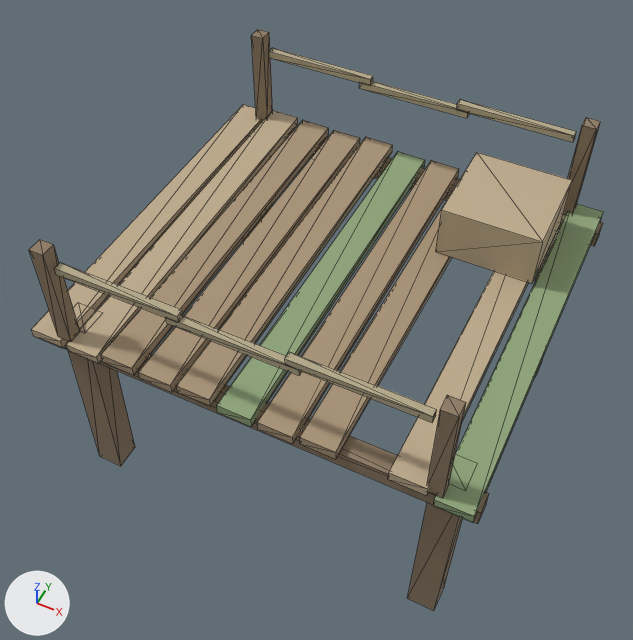
The glTF model client/models/wetland/Boardwalk_Jetty.glb, before and after one commit.
One viewpoint serves both versions: a 50 mm lens placed at (2.36, -5.09, 6.12), pointed at (-0.11, -0.14, -0.07). The lights are fixed; the arrows at lower left show +X, +Y and +Z. The picture after the commit comes second. Mesh edges are drawn as thin lines. Vertices at exactly the same position are counted once.

Names of what the first picture shows: 'Boardwalk_Jetty_0', 'Boardwalk_Jetty_1', 'Boardwalk_Jetty_2', 'Boardwalk_Jetty_3', 'Boardwalk_Jetty_4'.
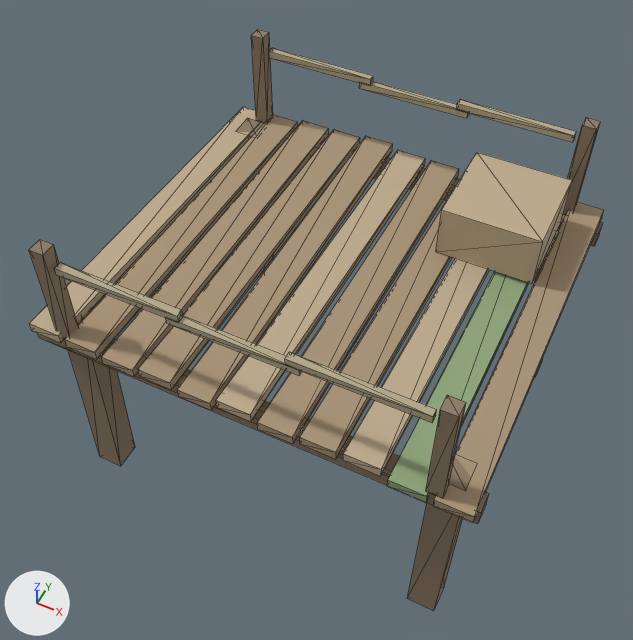
Boxes (x1, y1, x2, y2) around the edits, measured in the pictures (633 x 640 px; the box of a moved part takes in the faces that stretch with it):
'Boardwalk_Jetty_2', reshaped (48% wider, 21% taller)
    before: (101, 120, 465, 459)
    after: (65, 114, 604, 523)
'Boardwalk_Jetty_1', reshaped
    before: (31, 104, 572, 496)
    after: (29, 107, 572, 476)
'Boardwalk_Jetty_3', reshaped
    before: (217, 152, 603, 522)
    after: (387, 272, 529, 502)
part 1 of me_geometry_1, moved or reshaped
    before: (31, 104, 260, 348)
    after: (29, 107, 263, 343)
part 2 of me_geometry_1, moved or reshaped
    before: (66, 110, 298, 364)
    after: (216, 150, 426, 421)
part 3 of me_geometry_1, moved or reshaped
    before: (388, 271, 528, 496)
    after: (343, 258, 489, 476)
part 4 of me_geometry_2, moved or reshaped
    before: (101, 120, 329, 375)
    after: (65, 114, 298, 359)
part 5 of me_geometry_2, moved or reshaped
    before: (139, 130, 360, 392)
    after: (102, 121, 329, 377)
part 6 of me_geometry_2, moved or reshaped
    before: (176, 137, 393, 406)
    after: (138, 130, 360, 390)
part 7 of me_geometry_2, added (beige)
    after: (177, 136, 393, 410)
part 8 of me_geometry_2, added (beige)
    after: (433, 202, 604, 523)
part 9 of me_geometry_3, moved or reshaped
    before: (433, 204, 603, 522)
    after: (387, 272, 529, 502)
part 10 of me_geometry_3, deleted
    before: (217, 152, 425, 426)

Patch to the scene script:
```diff
--- a/client/models/wetland/Boardwalk_Jetty.glb.py
+++ b/client/models/wetland/Boardwalk_Jetty.glb.py
@@ me_geometry_1 @@
 me_geometry_1.from_pydata(...)  # 32 vertices, 48 faces; spans x -1.97..1.65, y -1.8..1.8, z 0.45..1.1
 # used by ob_boardwalk_jetty_1; location = (0.0, 0.0, 0.0)
+# me_geometry_1 part 1: the loose piece of 8 vertices spanning x -1.97..-1.67, y -1.8..1.8, z 0.46..0.57 is turned -1.7 degrees about the x axis through its middle, then moved by (0.0, 0.0, 0.02)
+# me_geometry_1 part 2: the loose piece of 8 vertices spanning x -1.61..-1.3, y -1.8..1.8, z 0.45..0.61 is turned -2.1 degrees about the x axis through its middle, then moved by (1.45, 0.0, 0.04)
+# me_geometry_1 part 3: the loose piece of 8 vertices spanning x 1.3..1.61, y -1.8..1.8, z 0.49..0.65 is moved by (-0.36, 0.0, 0.0)
 me_geometry_1.materials.append(mat_boardwalk_jetty_1)
@@ me_geometry_2 @@
 # used by ob_boardwalk_jetty_2; location = (0.0, 0.0, 0.0)
-me_geometry_2.from_pydata(...)  # 40 vertices, 60 faces; spans x -1.24..0.88, y -1.8..1.8, z 0.48..0.63
+me_geometry_2.from_pydata(...)  # 56 vertices, 84 faces; spans x -1.61..1.97, y -1.8..1.8, z 0.45..0.64
+# me_geometry_2 part 4: the loose piece of 8 vertices spanning x -1.24..-0.94, y -1.8..1.8, z 0.51..0.6 is turned -0.7 degrees about the x axis through its middle, then moved by (-0.36, 0.0, -0.02)
+# me_geometry_2 part 5: the loose piece of 8 vertices spanning x -0.88..-0.58, y -1.8..1.8, z 0.5..0.59 is moved by (-0.36, 0.0, 0.0)
+# me_geometry_2 part 6: the loose piece of 8 vertices spanning x -0.52..-0.21, y -1.8..1.8, z 0.53..0.63 is turned -0.4 degrees about the x axis through its middle, then moved by (-0.36, 0.0, -0.01)
+# me_geometry_2 part 7: the loose piece of 8 vertices spanning x -0.52..-0.21, y -1.8..1.8, z 0.53..0.63 is copied, and the copy is turned 1 degrees about the x axis through its middle, then moved by (0.0, 0.0, -0.02); it spans x -0.52..-0.21, y -1.8..1.8, z 0.48..0.64
+# me_geometry_2 part 8: the loose piece of 8 vertices spanning x 0.58..0.88, y -1.8..1.8, z 0.48..0.62 is copied, and the copy is turned 1.7 degrees about the x axis through its middle, then moved by (1.09, 0.0, -0.02); it spans x 1.67..1.97, y -1.8..1.8, z 0.45..0.6
 me_geometry_2.materials.append(mat_boardwalk_jetty_2)
@@ me_geometry_3 @@
 # used by ob_boardwalk_jetty_3; location = (0.0, 0.0, 0.0)
-me_geometry_3.from_pydata(...)  # 16 vertices, 24 faces; spans x -0.15..1.97, y -1.8..1.8, z 0.46..0.58
+me_geometry_3.from_pydata(...)  # 8 vertices, 12 faces; spans x 1.3..1.61, y -1.8..1.8, z 0.46..0.58
+# me_geometry_3 part 9: the loose piece of 8 vertices spanning x 1.67..1.97, y -1.8..1.8, z 0.46..0.58 is moved by (-0.36, 0.0, 0.0)
+# me_geometry_3 part 10: the loose piece of 8 vertices spanning x -0.15..0.15, y -1.8..1.8, z 0.47..0.58 is deleted
 me_geometry_3.materials.append(mat_boardwalk_jetty_3)
```
